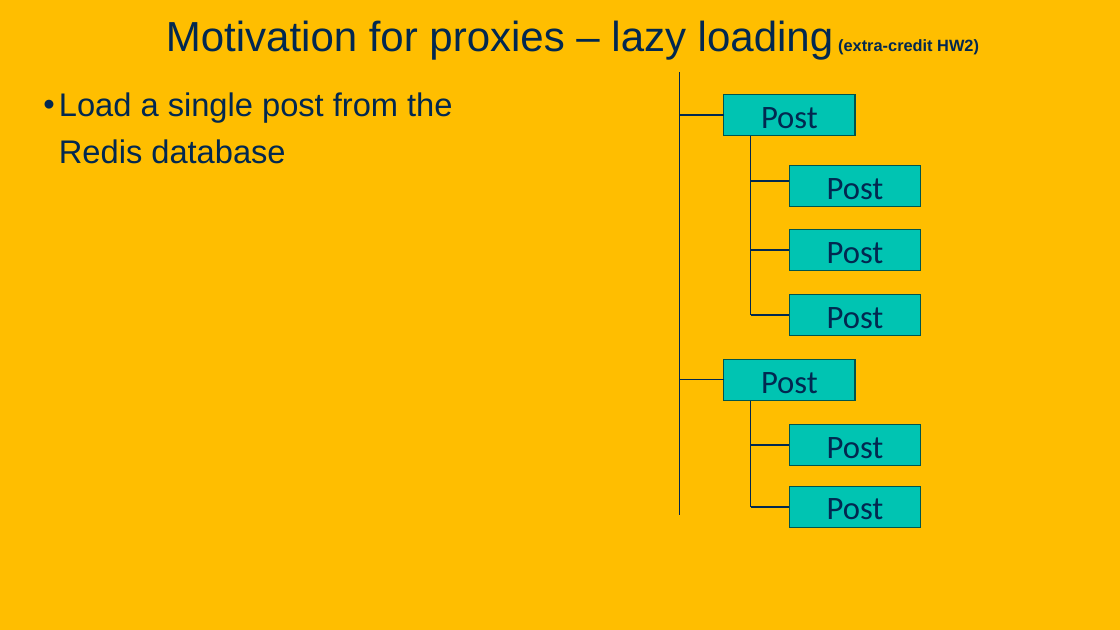
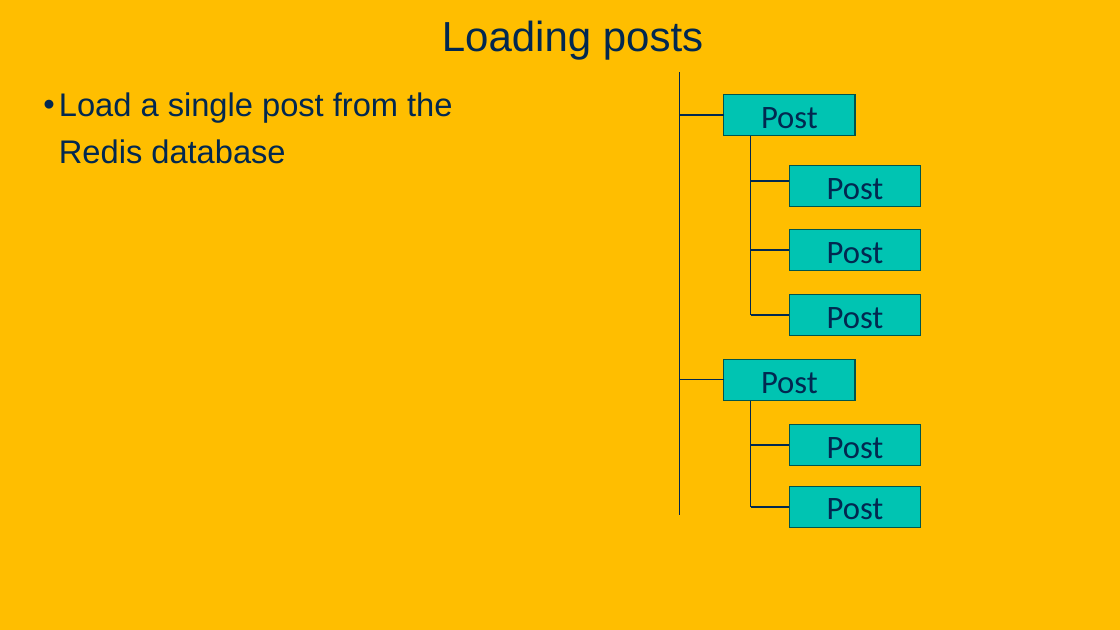
Before and after one commit to davsec-teaching/ECS160-Winter2025, a slide deck: slide 89 of slides/5_annotations_and_reflection.pptx (slide 85 before the commit). Drawn at 1120x630 pixels with LibreOffice and Linux fonts; fonts in the diff are those of the drawing; background and template pictures are left out. Boxes give left, top, right and bottom in pixels: in the first picture for what was removed or moved away, otherwise in the second. Text is boxed around its words. In the diff, an @@ line names an element or a change of style, - is before the commit and + after.

```diff
--- a/slides/5_annotations_and_reflection.pptx
+++ b/slides/5_annotations_and_reflection.pptx
@@ title at <box>442,20,703,59</box>: text changed @@
-Motivation for proxies – lazy loading (extra-credit HW2)
+Loading posts
```
Also in this commit, not shown: 8 other slides changed, 31 slides added, 1 slide removed, 1 other file.
